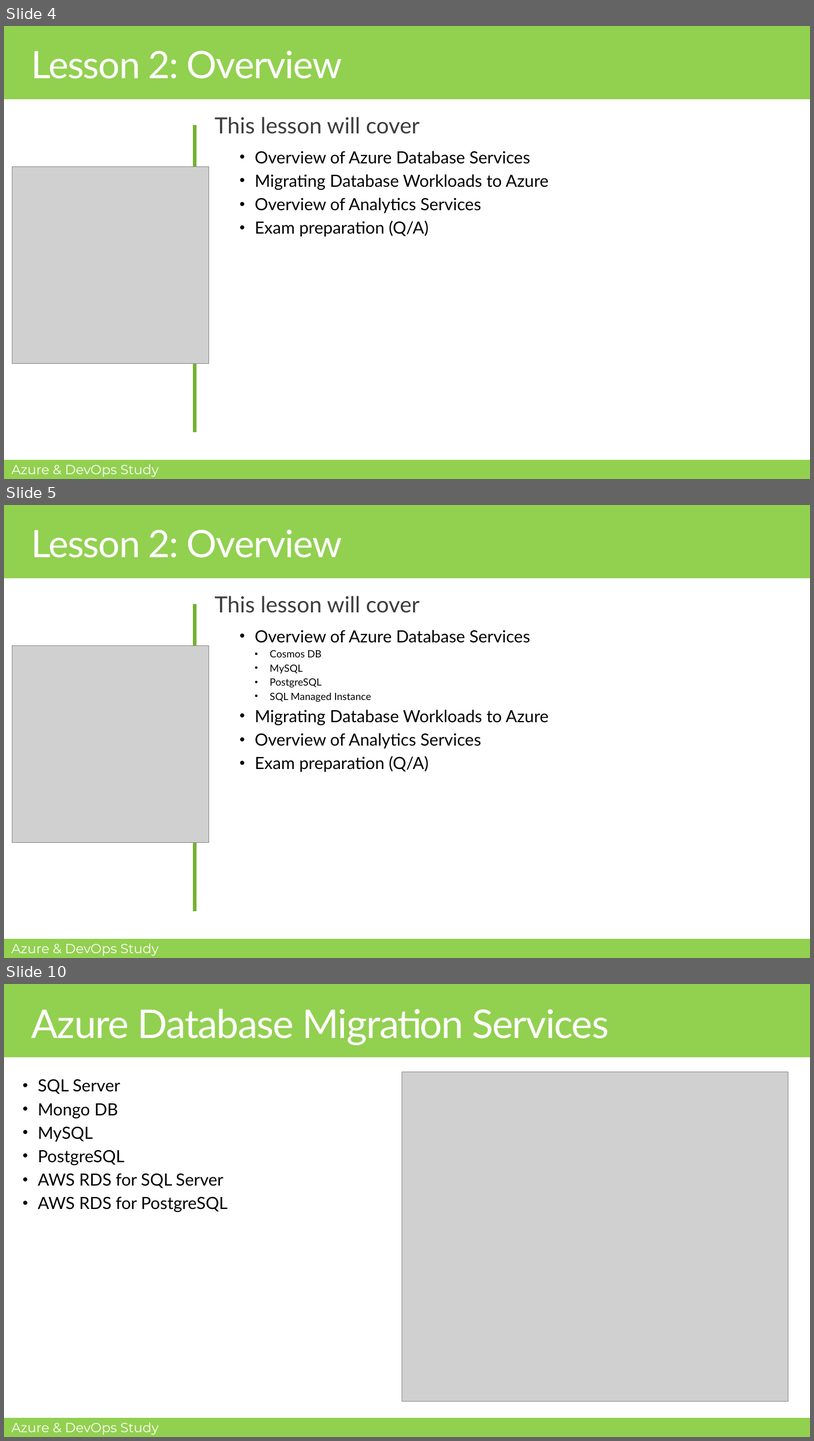
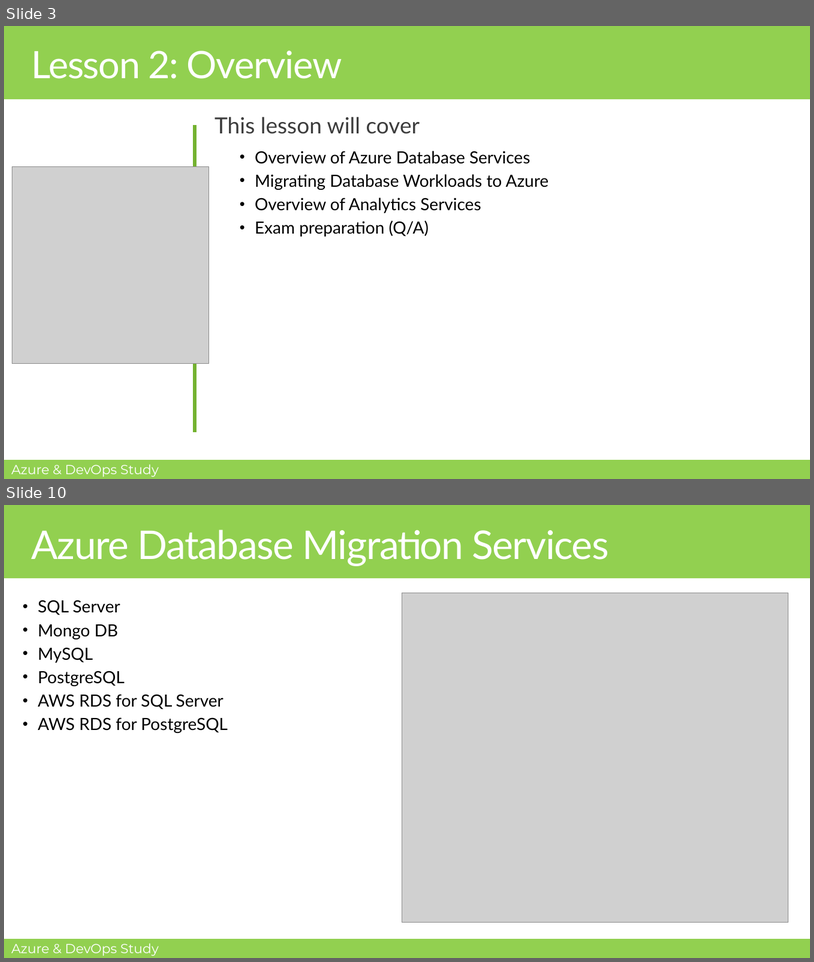
Before and after one commit to MohamedRadwan-DevOps/Azure-DevOps-Study-Group, a slide deck: AZ-900/Module-1/M1-L8-Overview of Azure Database and Analytics Services.pptx. Shown one above the other, each under a label of ours: slides 4, 5 and 10 before the commit, slides 3 and 10 after it; the slides between them are not shown. The pictures are 814x1441 and 814x962 pixels, drawn with LibreOffice and Linux fonts; fonts in the diff are those of the drawing; grey boxes stand for pictures; background and template pictures are left out. Boxes give left, top, right and bottom in pixels: in the first picture for what was removed or moved away, otherwise in the second. Text is boxed around its words. In the diff, an @@ line names an element or a change of style, - is before the commit and + after.

```diff
--- a/AZ-900/Module-1/M1-L8-Overview of Azure Database and Analytics Services.pptx
+++ b/AZ-900/Module-1/M1-L8-Overview of Azure Database and Analytics Services.pptx
@@ slide 5 removed at bbox=[4, 505, 810, 958], background #FFFFFF; not listed: 3 template elements that a slide beside it also shows @@
@@ title removed at bbox=[31, 530, 342, 558] @@
-Lesson 2: Overview
@@ line removed from (195, 604) to (195, 911) @@
@@ text removed at bbox=[215, 596, 420, 613] @@
-This lesson will cover
@@ text removed at bbox=[255, 630, 549, 772] @@
-• Overview of Azure Database Services
-  • Cosmos DB
-  • MySQL
-  • PostgreSQL
-  • SQL Managed Instance
-• Migrating Database Workloads to Azure
-• Overview of Analytics Services
-• Exam preparation (Q/A)
@@ picture removed at bbox=[12, 646, 209, 843] @@
@@ what was slide 4 is now slide 3 @@
```
Also in this commit, not shown: 3 slides changed, 2 slides added, 5 other slides removed.
